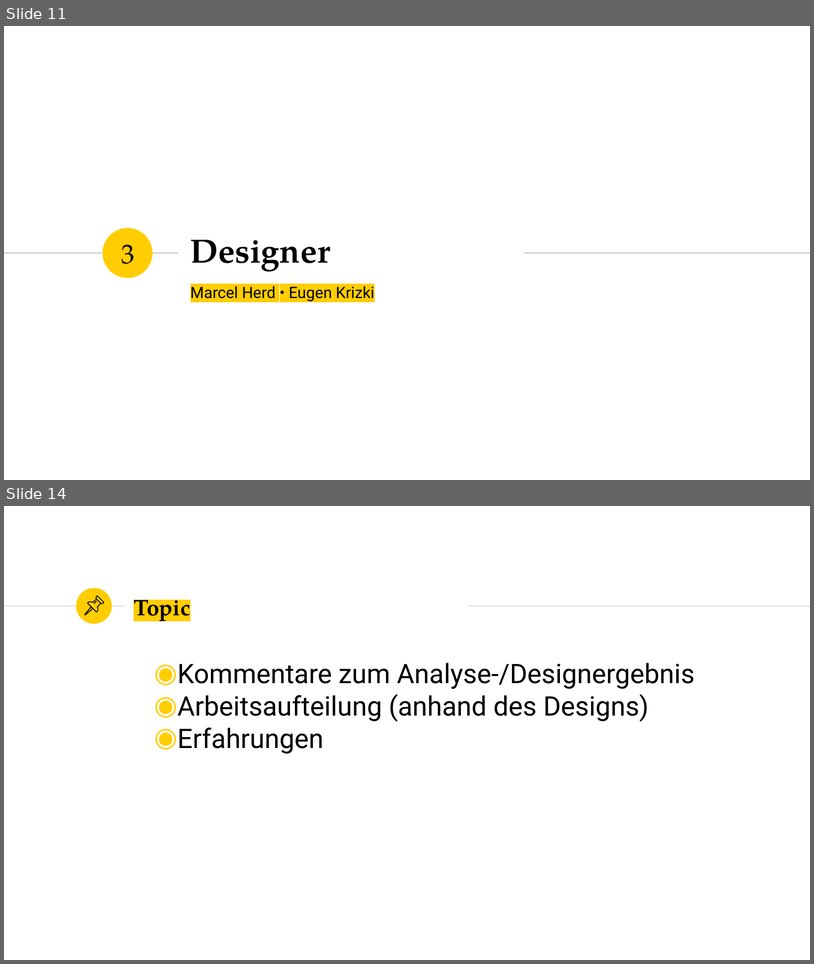
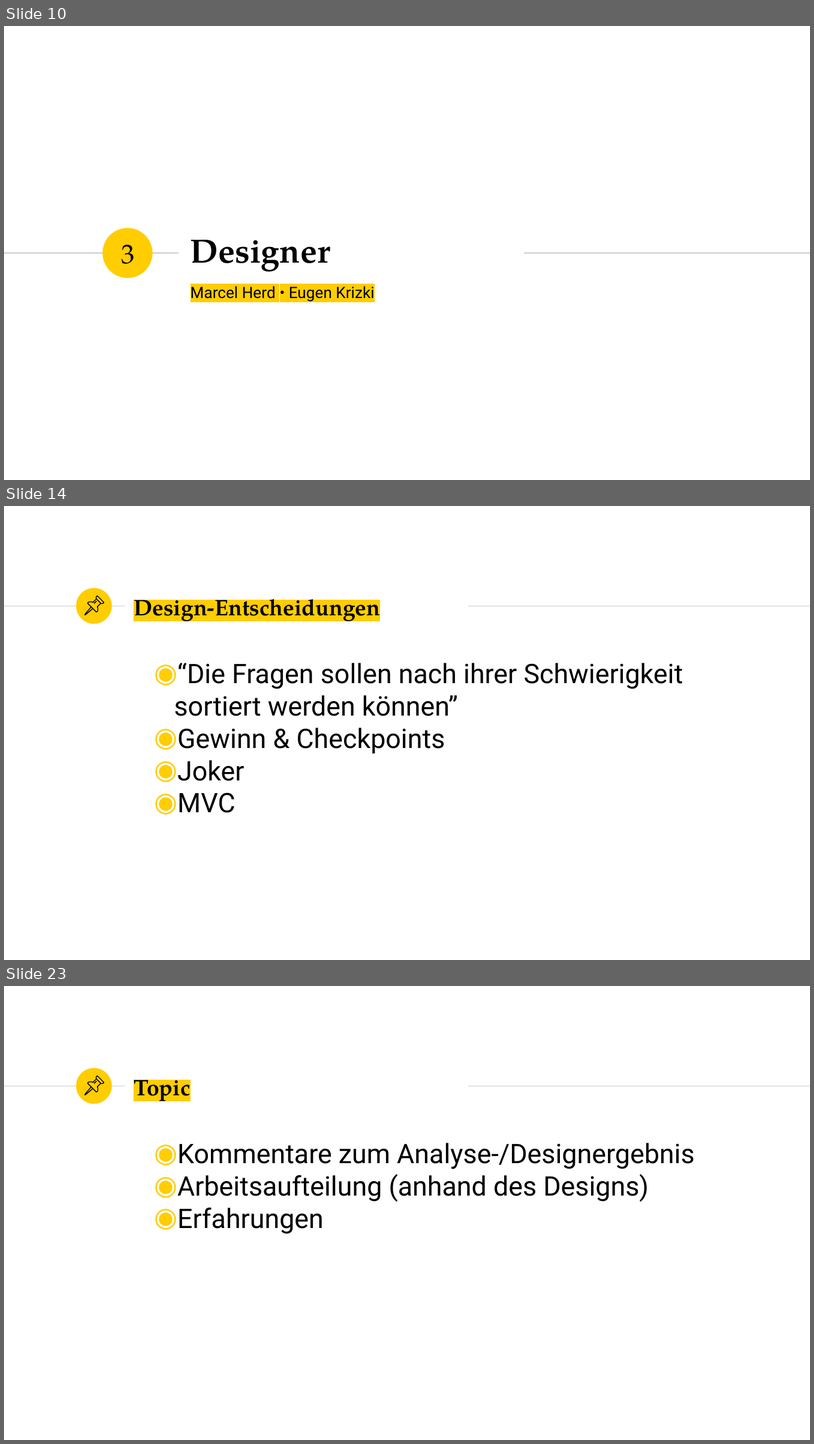
Before and after one commit to marcelherd/OOT-Projekt, a slide deck: Presentation/Presentation.pptx. Shown one above the other, each under a label of ours: slides 11 and 14 before the commit, slides 10, 14 and 23 after it; the slides between them are not shown. The pictures are 814x964 and 814x1444 pixels, drawn with LibreOffice and Linux fonts; fonts in the diff are those of the drawing. Boxes give left, top, right and bottom in pixels: in the first picture for what was removed or moved away, otherwise in the second. Text is boxed around its words. In the diff, an @@ line names an element or a change of style, - is before the commit and + after.

Commit message:
Updated presentation - design almost done

```diff
--- a/Presentation/Presentation.pptx
+++ b/Presentation/Presentation.pptx
@@ slide 14 added at [4, 506, 810, 960], background #FFFFFF; not listed: 3 template elements that a slide beside it also shows @@
@@ title added at [134, 592, 380, 623], 20 pt, text #000000, bold @@
+Design-Entscheidungen
@@ group added at [84, 597, 103, 615]: 4 freeform shapes @@
@@ text added at [174, 663, 684, 813], 24 pt, text #000000 @@
+◉ “Die Fragen sollen nach ihrer Schwierigkeit sortiert werden können”
+◉ Gewinn & Checkpoints
+◉ Joker
+◉ MVC
@@ what was slide 11 is now slide 10 @@
@@ what was slide 14 is now slide 23 @@
```
Also in this commit, not shown: 2 slides changed, 10 other slides added, 2 slides removed.
